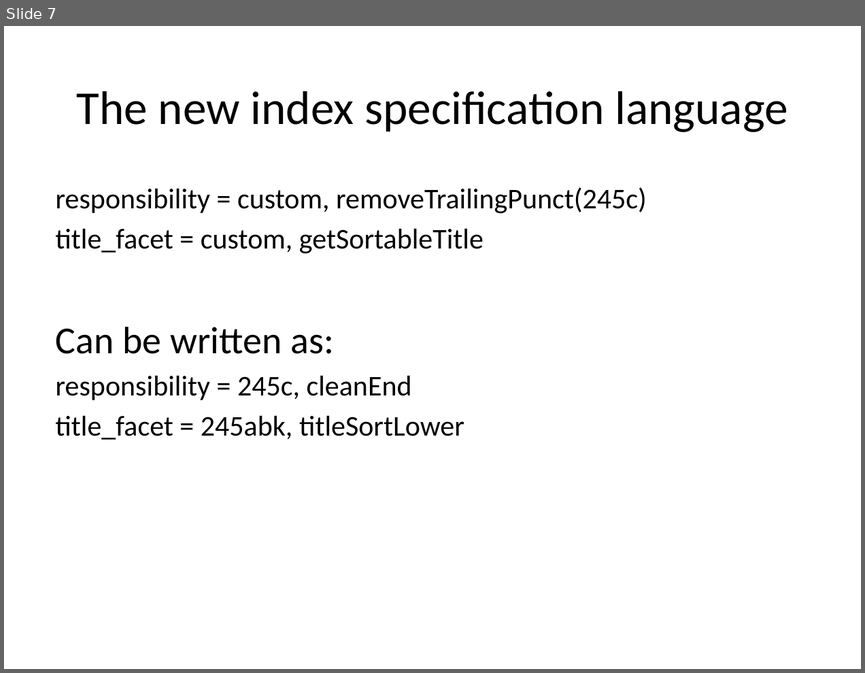
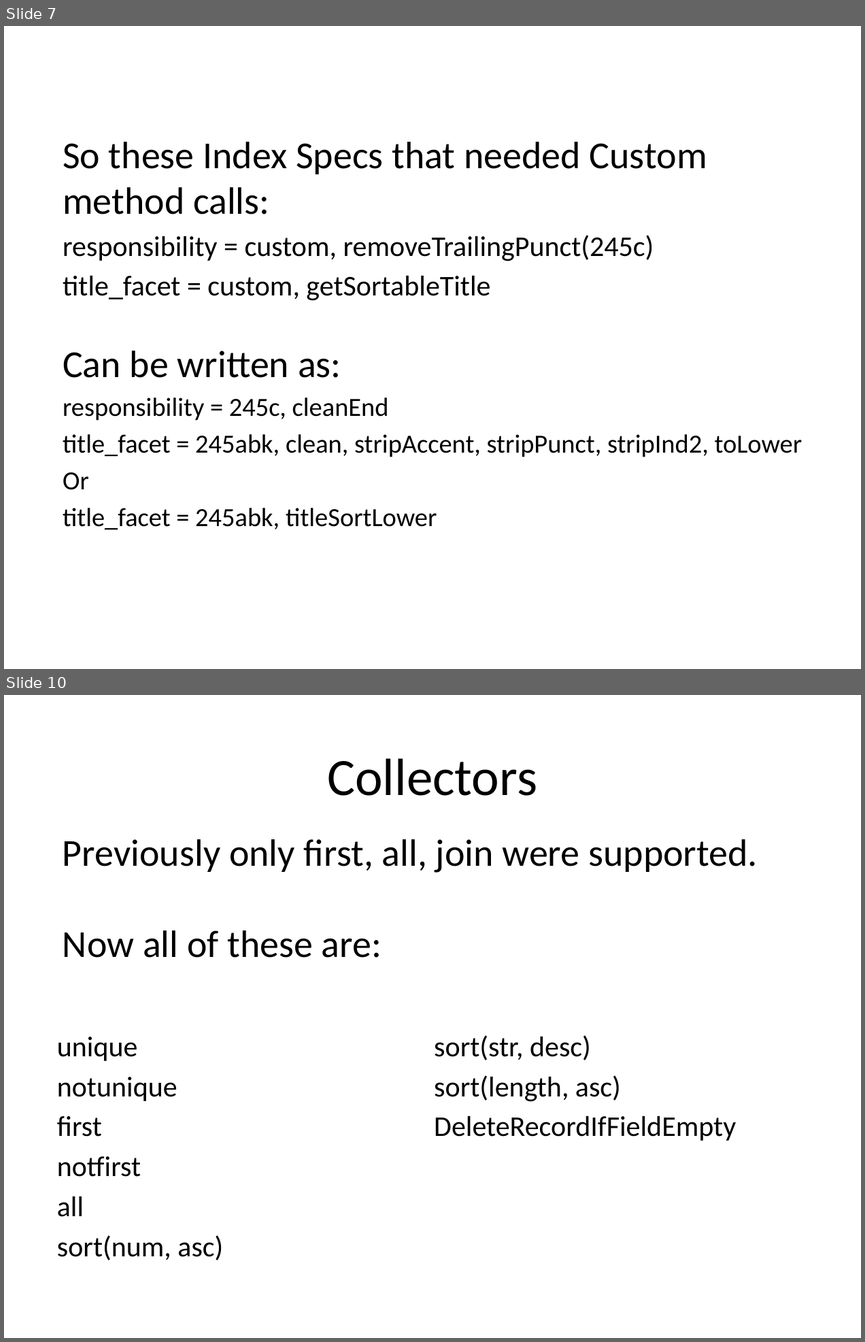
Before and after one commit to solrmarc/solrmarc, a slide deck: New Release of SolrMarc.pptx. Shown one above the other, each under a label of ours: slide 7 before the commit, slides 7 and 10 after it; the slides between them are not shown. The pictures are 865x673 and 865x1342 pixels, drawn with LibreOffice and Linux fonts; fonts in the diff are those of the drawing. Boxes give left, top, right and bottom in pixels: in the first picture for what was removed or moved away, otherwise in the second. Text is boxed around its words. In the diff, an @@ line names an element or a change of style, - is before the commit and + after.

```diff
--- a/New Release of SolrMarc.pptx
+++ b/New Release of SolrMarc.pptx
@@ slide 10 added at (4, 695, 861, 1338), background #FFFFFF @@
@@ title added at (327, 758, 537, 796), 44 pt, text #000000 @@
+Collectors
@@ text added at (62, 839, 757, 957), 32 pt, text #000000 @@
+Previously only first, all, join were supported.
+Now all of these are:
@@ text added at (57, 1035, 736, 1260), 24 pt, text #000000 @@
+unique
+notunique
+first
+notfirst
+all
+sort(num, asc)
+sort(str, desc)
+sort(length, asc)
+DeleteRecordIfFieldEmpty
@@ slide 7 changed as well @@
@@ background #E6E6D8 to #FFFFFF @@
@@ title removed at (77, 91, 787, 132) @@
-The new index specification language
@@ text "So these Index Specs that ...": place and size @@
-text "So these Index Specs that ..." at (56, 187, 647, 439)
+text "So these Index Specs that ..." at (62, 142, 802, 530)
@@ text at (62, 142, 707, 214): paragraph added @@
+So these Index Specs that needed Custom method calls:
@@ text at (62, 397, 436, 530): size 24 to 22 pt in "responsibility = 245c, cleanEnd", "title_facet = 245abk, titleSortLower" @@
@@ text at (62, 434, 802, 490): paragraphs added @@
+title_facet = 245abk, clean, stripAccent, stripPunct, stripInd2, toLower
+Or
```
Also in this commit, not shown: 6 other slides changed, 9 other slides added.
